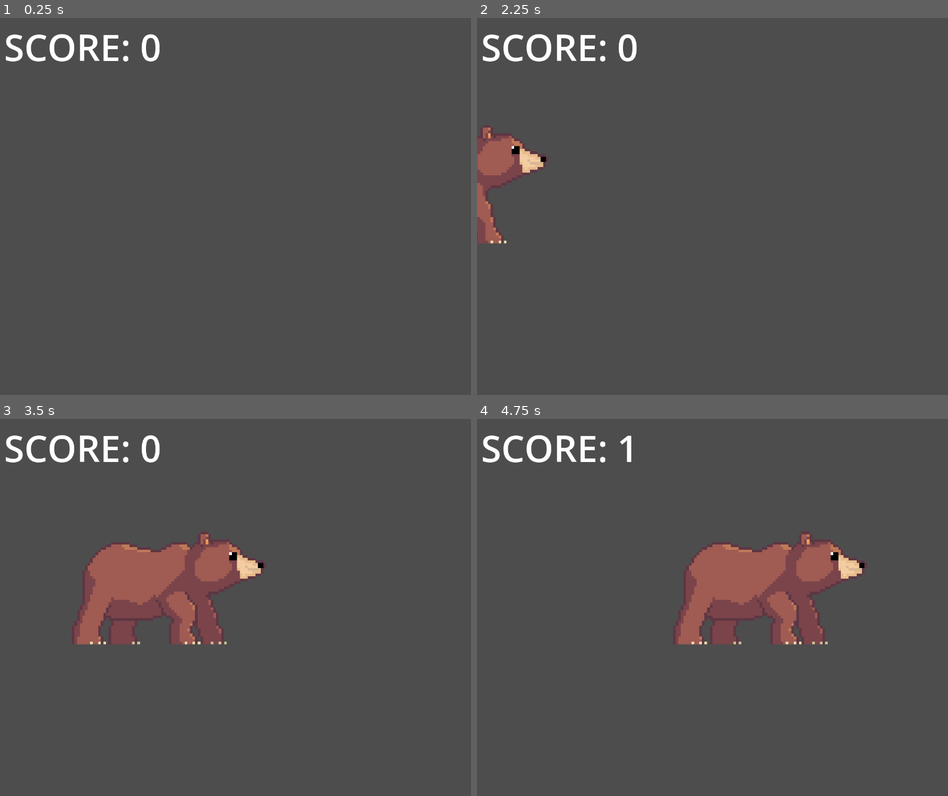
Above: before the commit, frames 1-4 (two rows, left to right).
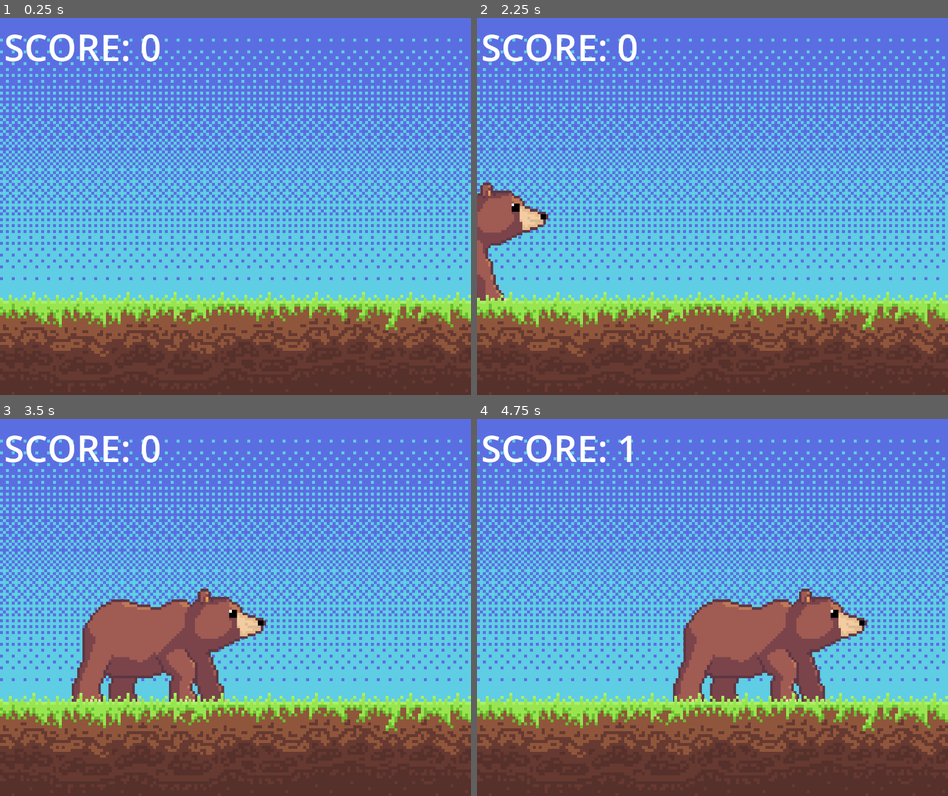
Above: after the commit, the same moments.

Repository: Sondrejk/first_day_at_the_dyrepark
Game: Godot game, scene res://KlappHunden/Scenes/KlappHunden.tscn
Two runs of this game, one before a commit and one after it. Both use one fixed random seed, a clock stepped at 60 frames per second and the inputs below. This scene is started directly instead of the project's main scene.
Inputs:
- Up to frame 1 (0.25 s): no input
- Up to frame 2 (2.25 s): tap Enter at 0.5, 2 s; hold D (right) 0.53-1.28 s; tap I at 0.6, 2.1 s; tap Space at 1.25 s; hold S (down) 1.28-2.03 s; tap O at 1.35 s; hold D (right) from 2.03 s (still down)
- Up to frame 3 (3.5 s): release D (right) at 2.78 s; hold W (up) from 2.78 s (still down); tap O at 2.85 s
- Up to frame 4 (4.75 s): release W (up) at 3.53 s; hold A (left) from 3.53 s (still down); tap I at 3.6 s; tap O at 4.35 s

The runs differ from the first frame. In frame 1, 99% of the frame differs, in the area x 0-100%, y 0-100%; in frame 2, 99%; in frame 3, 98%; in frame 4, 98%.

Commit message:
Bakgrunn til Hundeklapping
La til bakgrunn til hundeklappingen.

ERROR?: Bjørnen sitter i ro helt til spillet taper. Den beveger seg aldri

Diff:
--- a/First Day At The Dyrepark/KlappHunden/Scenes/KlappHunden.tscn
+++ b/First Day At The Dyrepark/KlappHunden/Scenes/KlappHunden.tscn
@@ -1,6 +1,8 @@
-[gd_scene load_steps=5 format=3 uid="uid://cjrf1oo0txpmn"]
+[gd_scene load_steps=7 format=3 uid="uid://cjrf1oo0txpmn"]
 
 [ext_resource type="Script" path="res://KlappHunden/Scripts/KlappHundenManager.gd" id="1_762ro"]
+[ext_resource type="Texture2D" uid="uid://celtyg7pnra6b" path="res://DansMedBjørner/Sprites/Backgroud/KHB_sky.png" id="2_iwj67"]
+[ext_resource type="Texture2D" uid="uid://ceenq3t7wsh3d" path="res://KlappHunden/Sprites/BG/KHB_Ground.png" id="3_4a17s"]
 
 [sub_resource type="LabelSettings" id="LabelSettings_0vpii"]
 font_size = 100
@@ -16,6 +18,15 @@
 [node name="KlappHunden" type="Node2D"]
 script = ExtResource("1_762ro")
 dyrehage_scene = "res://Dyrepark/Scenes/Main.tscn"
+
+[node name="KhbSky" type="Sprite2D" parent="."]
+scale = Vector2(8, 8)
+texture = ExtResource("2_iwj67")
+
+[node name="KhbGround" type="Sprite2D" parent="."]
+z_index = 1
+scale = Vector2(8, 8)
+texture = ExtResource("3_4a17s")
 
 [node name="AnimalSpawnTimer" type="Timer" parent="."]
 wait_time = 2.0
--- a/First Day At The Dyrepark/KlappHunden/Scripts/Animal.gd
+++ b/First Day At The Dyrepark/KlappHunden/Scripts/Animal.gd
@@ -6,7 +6,7 @@
 @export var start_speed : float = 200
 @export var move_speed : float = start_speed
 @export var petted : bool = false
-var start_position = Vector2(-800, 100)
+var start_position = Vector2(-800, 256)
 
 # Moves the animal across the screen, can give exact x position
 func walk_to_target(delta : float, target : float):
Binary file added: First Day At The Dyrepark/KlappHunden/Sprites/BG/Flower Spritesheet.png
Not shown, added: First Day At The Dyrepark/KlappHunden/Sprites/BG/Flower Spritesheet.png.import
Binary file added: First Day At The Dyrepark/KlappHunden/Sprites/BG/KHB_Ground.png
Not shown, added: First Day At The Dyrepark/KlappHunden/Sprites/BG/KHB_Ground.png.import
